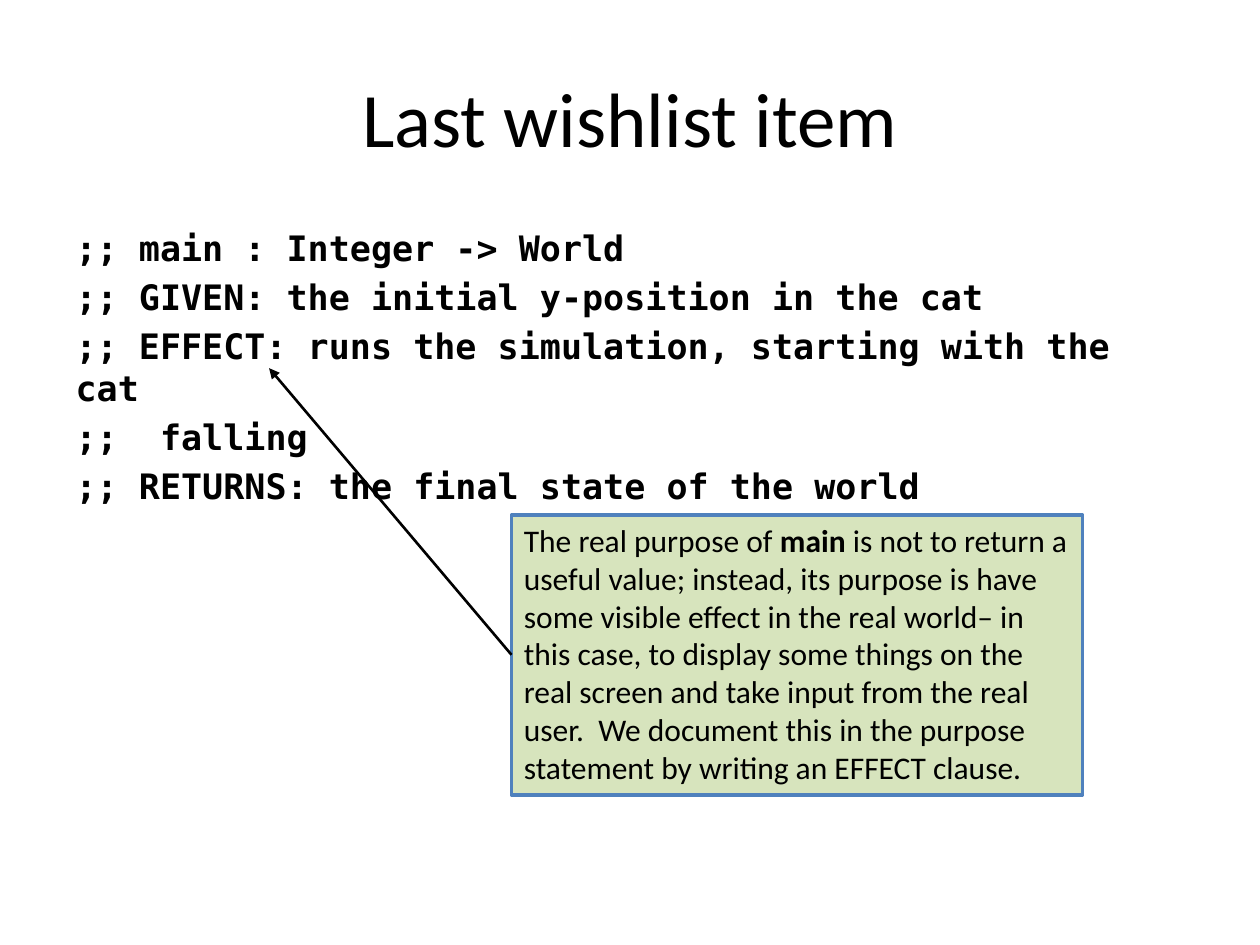
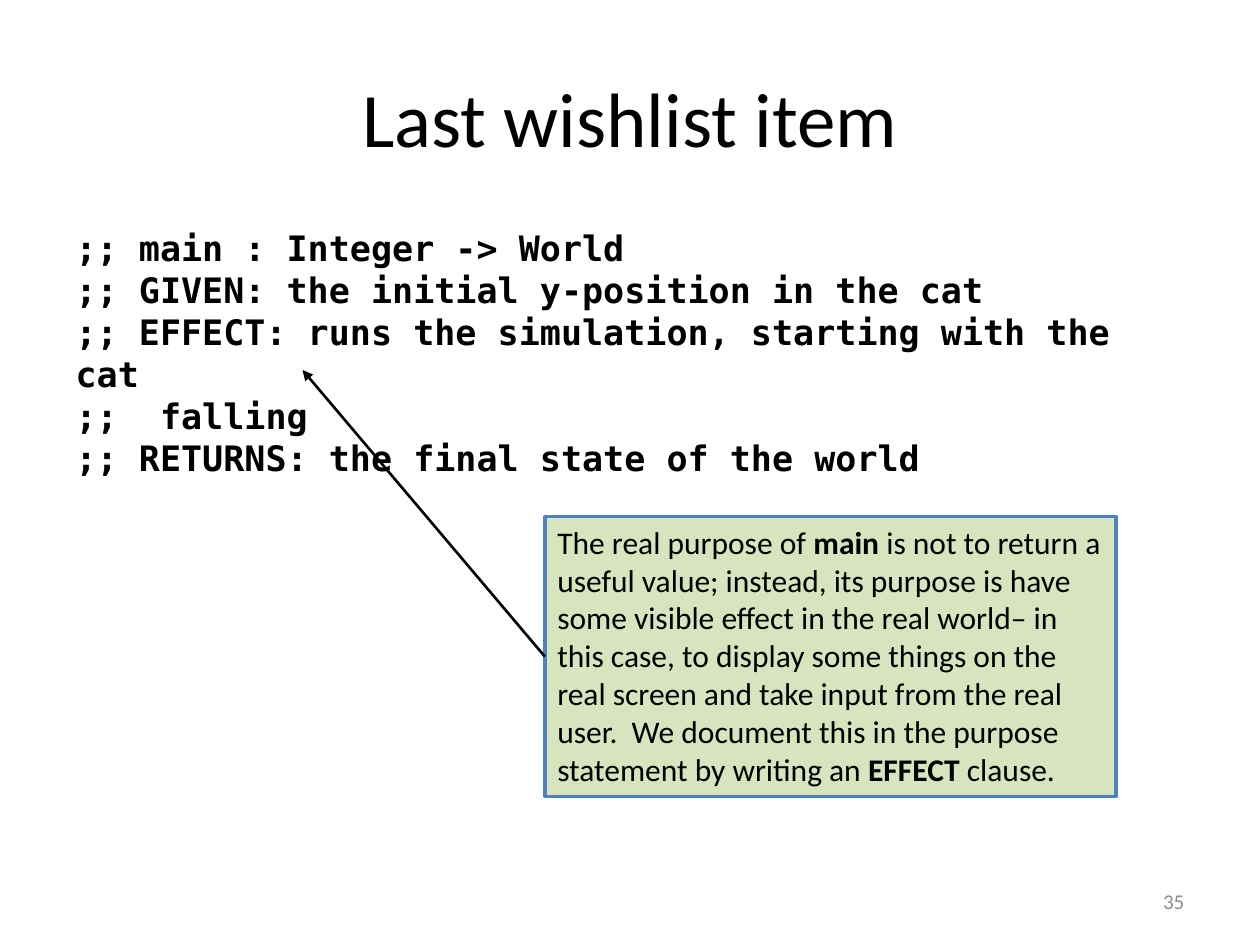
Before and after one commit to mwand/cs5010f16, a slide deck: slide 35 of Slides/Lesson 3.1 Introduction to Universe Programs.pptx (slide 34 before the commit). Drawn at 1260x945 pixels with LibreOffice and Linux fonts; fonts in the diff are those of the drawing. Boxes give left, top, right and bottom in pixels: in the first picture for what was removed or moved away, otherwise in the second. Text is boxed around its words. In the diff, an @@ line names an element or a change of style, - is before the commit and + after.

```diff
--- a/Slides/Lesson 3.1 Introduction to Universe Programs.pptx
+++ b/Slides/Lesson 3.1 Introduction to Universe Programs.pptx
@@ text ";; main : Integer -> ..." at (x1=76, y1=233, x2=1109, y2=478): less space between paragraphs @@
@@ arrow moved from (512, 655) - (270, 368) to (544, 656) - (302, 370) @@
@@ rectangle "The real purpose of main ..." moved from (x1=512, y1=515, x2=1082, y2=795) to (x1=544, y1=517, x2=1115, y2=796) @@
@@ rectangle "The real purpose of main ..." at (x1=544, y1=517, x2=1115, y2=796): bold on in "EFFECT" @@
@@ page number added at (x1=1163, y1=895, x2=1184, y2=909), 12 pt, text #8C8C8C @@
+35
```
Also in this commit, not shown: 40 other slides changed, 1 slide added, 10 other files.
